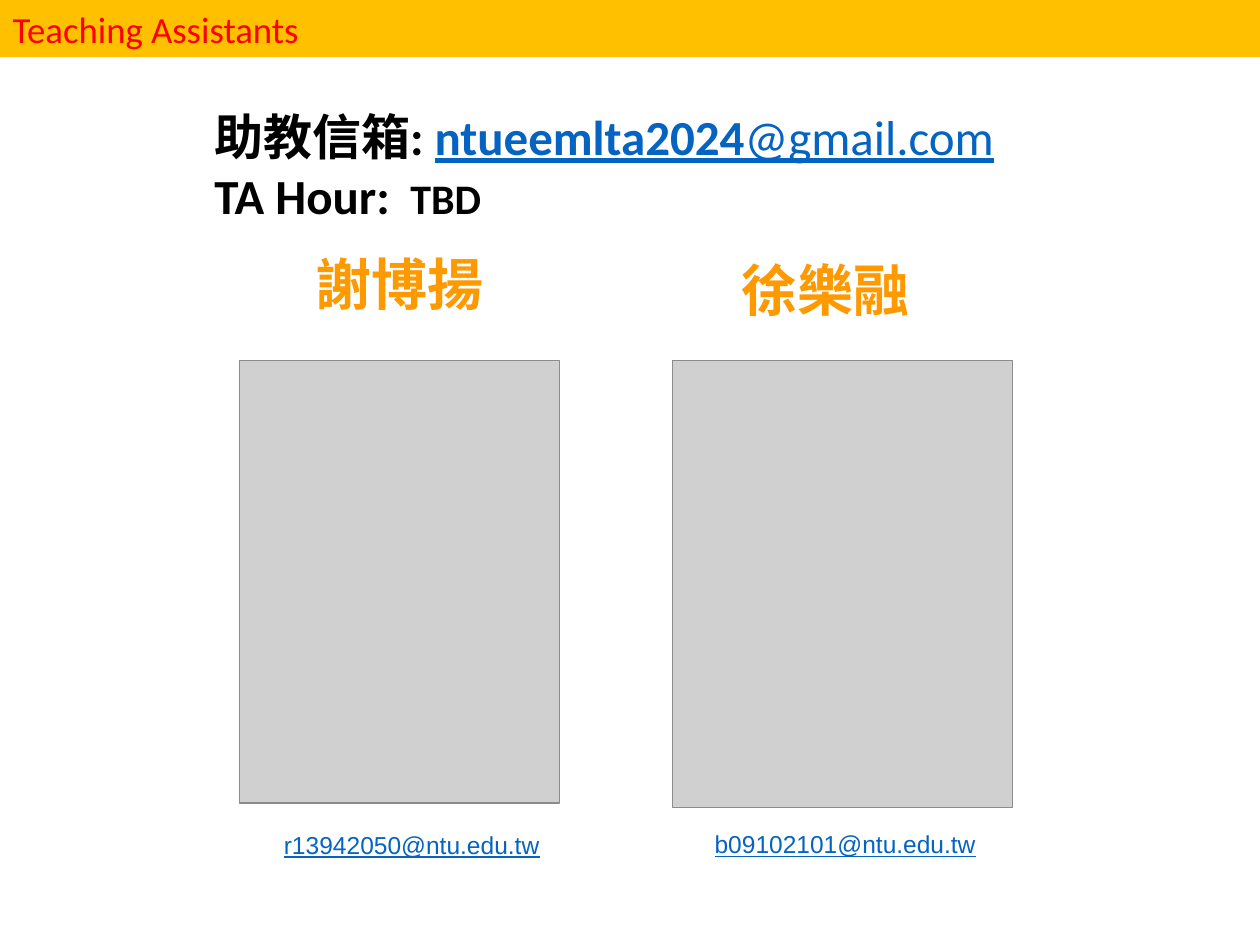
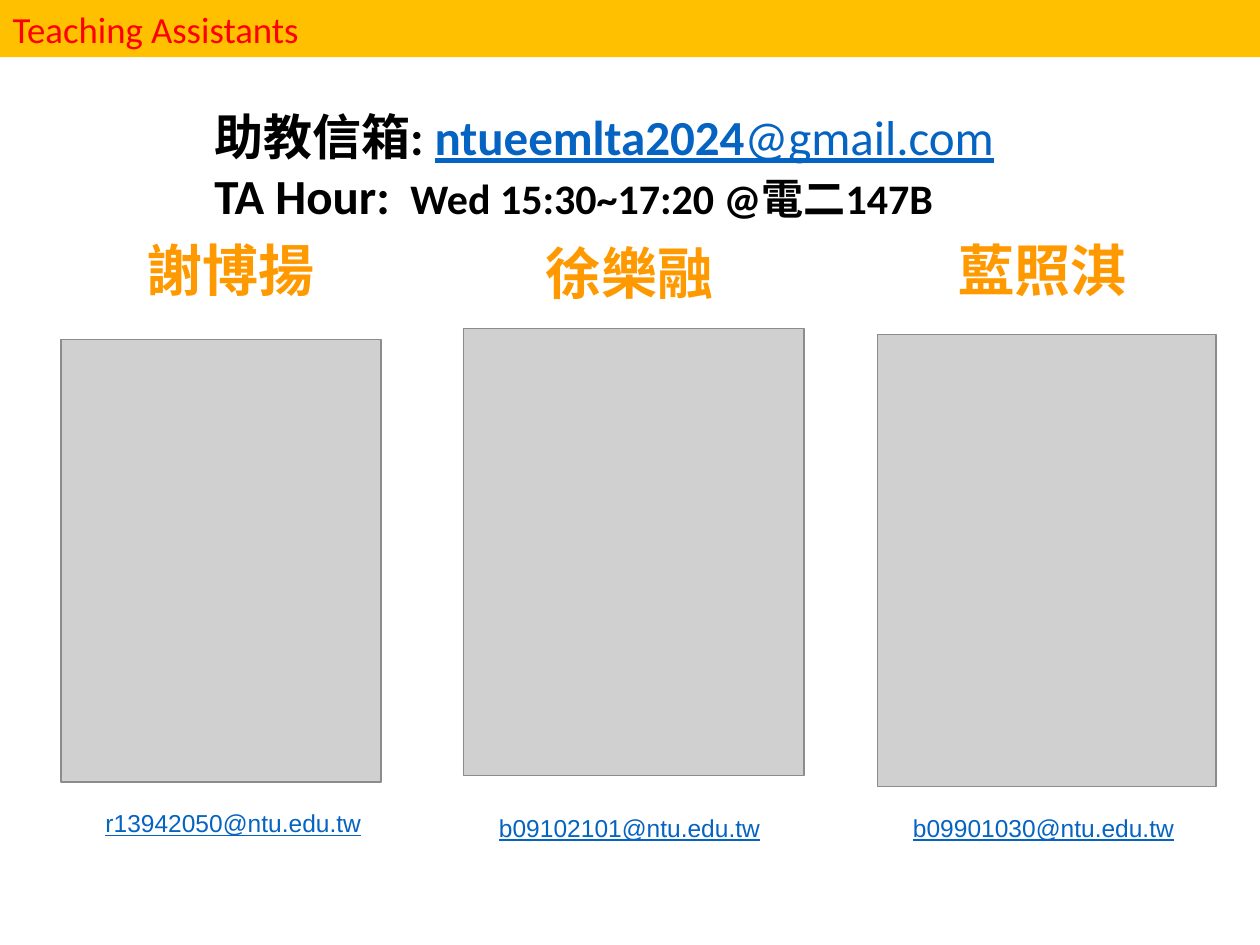
Before and after one commit to ntueemlta2024/ntueemlta2024.github.io, a slide deck: slide 6 of slides/week1/ML syllabus (113-1).pptx. Drawn at 1260x945 pixels with LibreOffice and Linux fonts; fonts in the diff are those of the drawing; grey boxes stand for pictures. Boxes give left, top, right and bottom in pixels: in the first picture for what was removed or moved away, otherwise in the second. Text is boxed around its words. In the diff, an @@ line names an element or a change of style, - is before the commit and + after.

Commit message:
update slides

```diff
--- a/slides/week1/ML syllabus (113-1).pptx
+++ b/slides/week1/ML syllabus (113-1).pptx
@@ text at [214,180,933,219]: text changed; size 28 to 24 pt @@
-TA Hour: TBD
+TA Hour: Wed 15:30~17:20 @電二147B
@@ text "謝博揚": place and size @@
-text "謝博揚" at [316,257,484,310]
+text "謝博揚" at [147,243,315,296]
@@ text "徐樂融": place and size @@
-text "徐樂融" at [741,263,909,316]
+text "徐樂融" at [546,246,714,299]
@@ text added at [959,243,1127,296], 32 pt, text #FF9900, bold @@
+藍照淇
@@ picture: place and size @@
-picture at [673,360,1013,808]
+picture at [464,329,804,776]
@@ picture: place and size @@
-picture at [239,360,559,803]
+picture at [60,339,381,781]
@@ picture added at [877,335,1216,786] @@
@@ text "r13942050@ntu.edu.tw": place and size @@
-text "r13942050@ntu.edu.tw" at [284,836,539,858]
+text "r13942050@ntu.edu.tw" at [105,814,360,836]
@@ text "b09102101@ntu.edu.tw": place and size @@
-text "b09102101@ntu.edu.tw" at [715,835,976,857]
+text "b09102101@ntu.edu.tw" at [499,819,760,841]
@@ text added at [913,819,1174,841], 14 pt, text #0563C1, underline @@
+b09901030@ntu.edu.tw
```
Also in this commit, not shown: 3 other slides changed, 1 other file.
